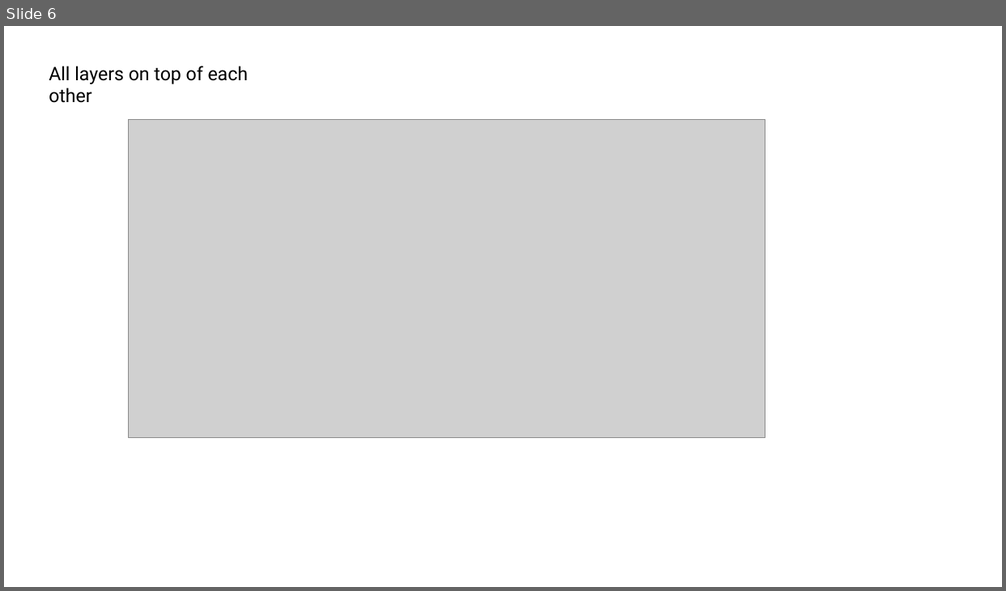
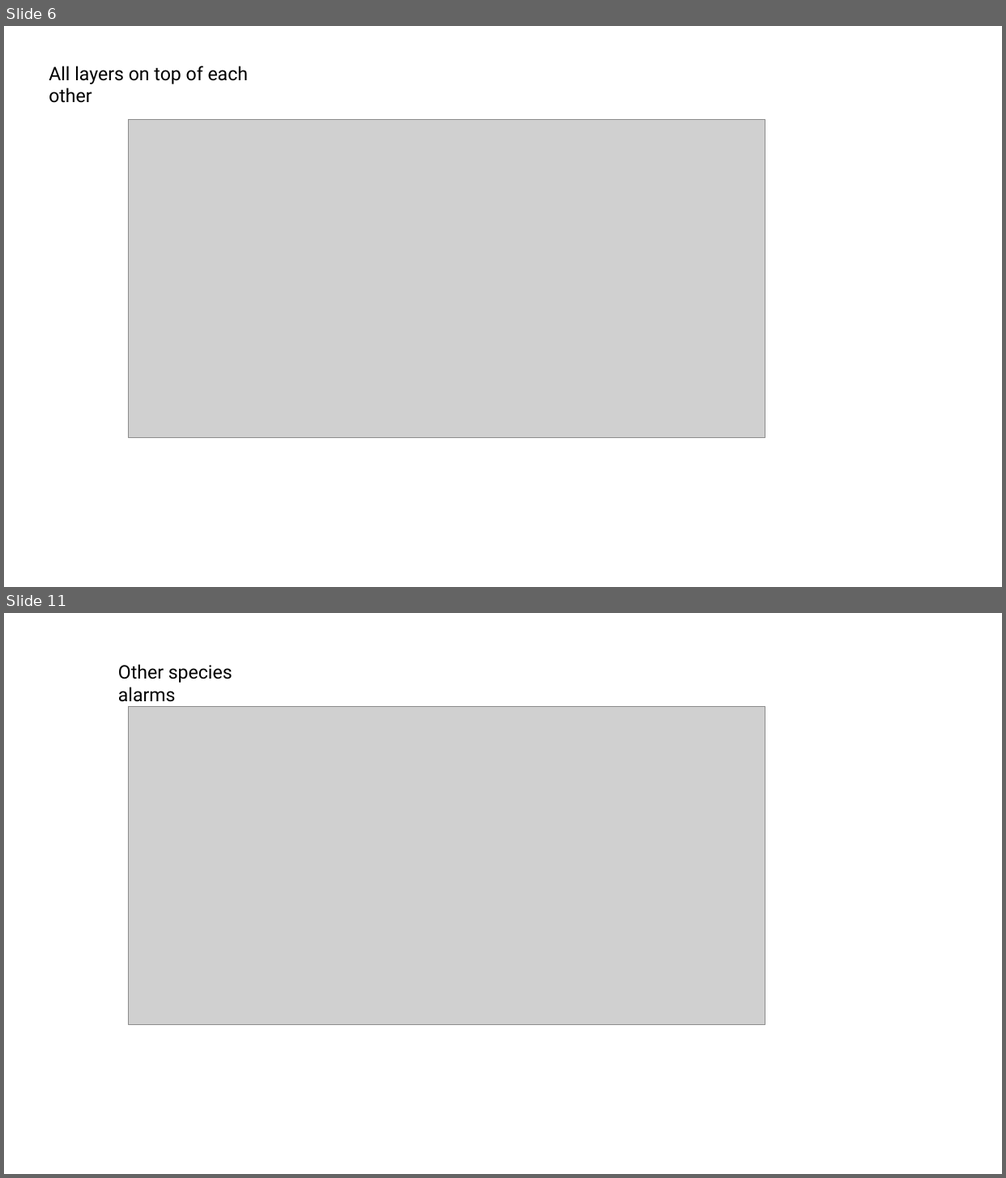
Before and after one commit to dshizuka/MicrophoneArray, a slide deck: Plots_for_ISBE.pptx. Shown one above the other, each under a label of ours: slide 6 before the commit, slides 6 and 11 after it; the slides between them are not shown. The pictures are 1006x591 and 1006x1178 pixels, drawn with LibreOffice and Linux fonts; fonts in the diff are those of the drawing; grey boxes stand for pictures. Boxes give left, top, right and bottom in pixels: in the first picture for what was removed or moved away, otherwise in the second. Text is boxed around its words. In the diff, an @@ line names an element or a change of style, - is before the commit and + after.

```diff
--- a/Plots_for_ISBE.pptx
+++ b/Plots_for_ISBE.pptx
@@ slide 11 added at [4,613,1002,1174], background #FFFFFF @@
@@ text added at [118,664,232,702], 18 pt, text #000000 @@
+Other species alarms
@@ picture added at [129,707,765,1024] @@
```
Also in this commit, not shown: 14 other slides added, 29 other files.
